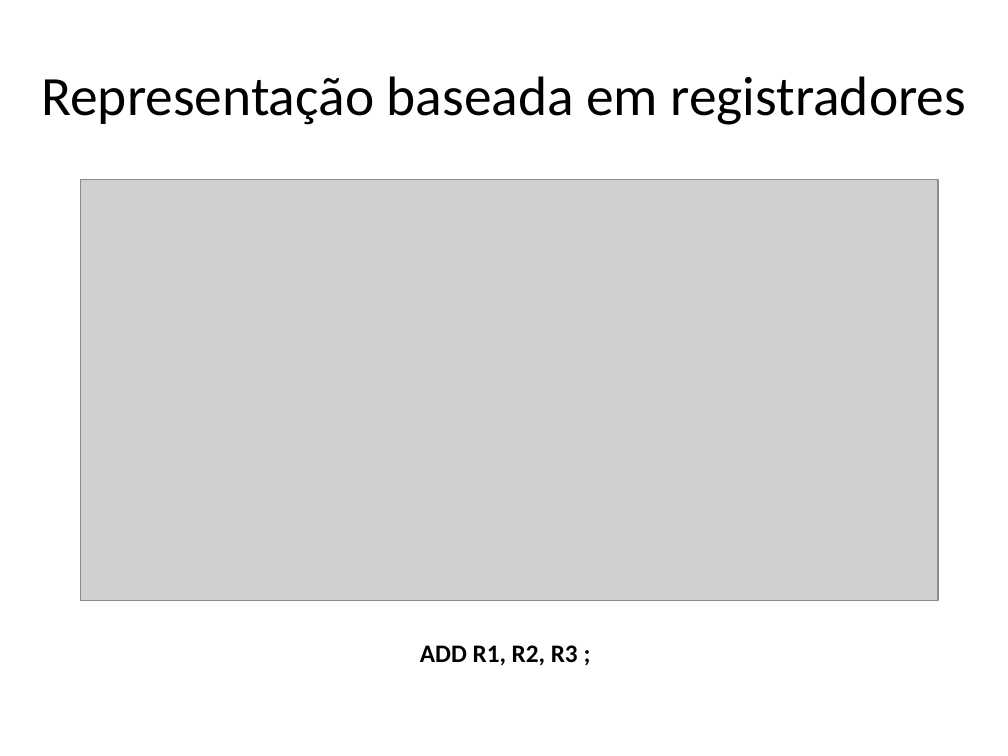
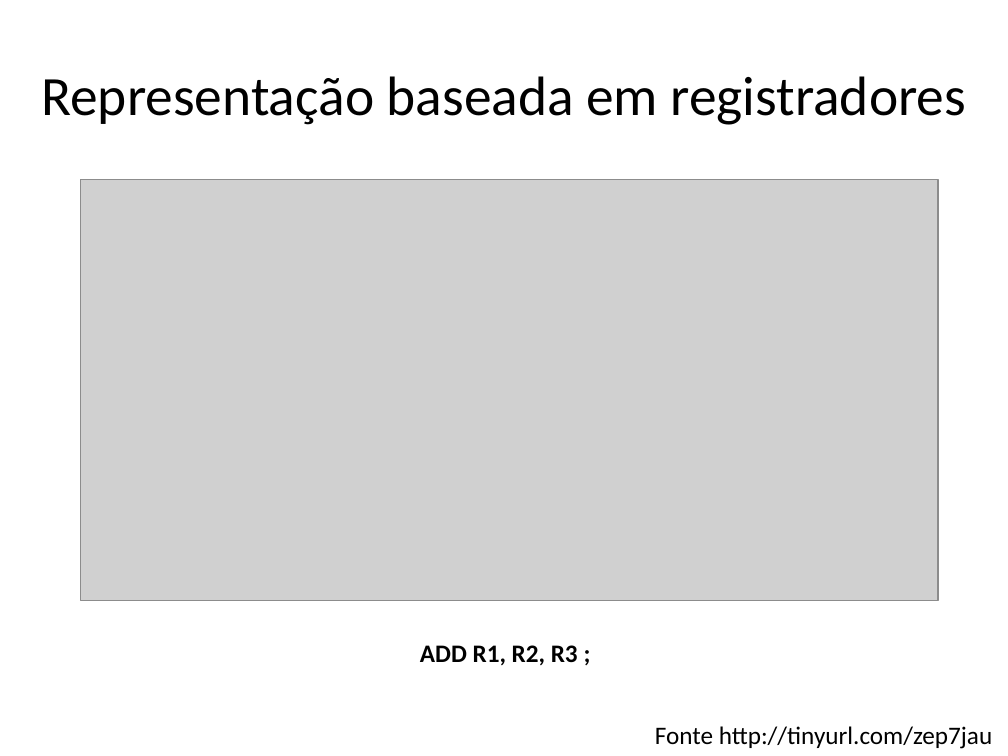
Before and after one commit to damorim/compilers-cin, a slide deck: slide 39 of slides-aulas/representacoes-intermediarias.pptx (slide 36 before the commit). Drawn at 1008x756 pixels with LibreOffice and Linux fonts; fonts in the diff are those of the drawing; grey boxes stand for pictures. Boxes give left, top, right and bottom in pixels: in the first picture for what was removed or moved away, otherwise in the second. Text is boxed around its words. In the diff, an @@ line names an element or a change of style, - is before the commit and + after.

```diff
--- a/slides-aulas/representacoes-intermediarias.pptx
+++ b/slides-aulas/representacoes-intermediarias.pptx
@@ text added at box(655, 726, 992, 749), 18 pt, text #000000 @@
+Fonte http://tinyurl.com/zep7jau
```
Also in this commit, not shown: 11 other slides changed, 14 slides added, 1 slide removed.
